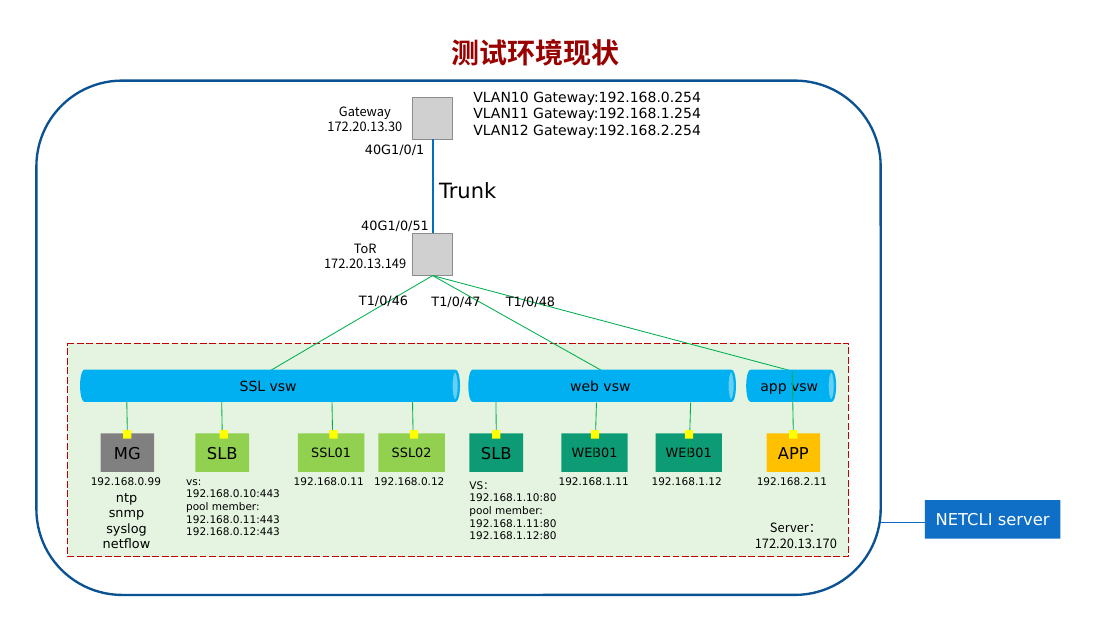
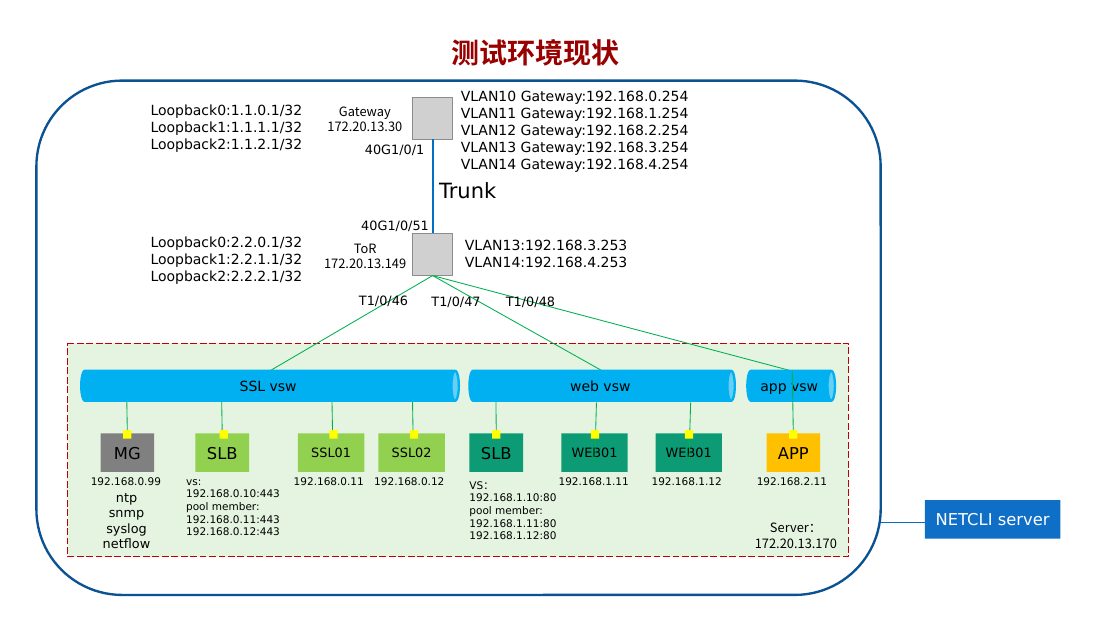
Before and after one commit to Matthewyin/NETCLI, a slide deck: slide 2 of testEnv/NETCLI.pptx. Drawn at 1120x630 pixels with LibreOffice and Linux fonts; fonts in the diff are those of the drawing; grey boxes stand for pictures. Boxes give left, top, right and bottom in pixels: in the first picture for what was removed or moved away, otherwise in the second. Text is boxed around its words. In the diff, an @@ line names an element or a change of style, - is before the commit and + after.

Commit message:
新测试脚本

```diff
--- a/testEnv/NETCLI.pptx
+++ b/testEnv/NETCLI.pptx
@@ text "VLAN10 Gateway:192.168.0.254" moved from (x1=473, y1=91, x2=701, y2=138) to (x1=461, y1=90, x2=689, y2=172) @@
@@ text added at (x1=151, y1=104, x2=303, y2=152), 12 pt, text #000000 @@
+Loopback0:1.1.0.1/32
+Loopback1:1.1.1.1/32
+Loopback2:1.1.2.1/32
@@ text at (x1=461, y1=141, x2=689, y2=172): paragraphs added @@
+VLAN13 Gateway:192.168.3.254
+VLAN14 Gateway:192.168.4.254
@@ text added at (x1=151, y1=236, x2=303, y2=284), 12 pt, text #000000 @@
+Loopback0:2.2.0.1/32
+Loopback1:2.2.1.1/32
+Loopback2:2.2.2.1/32
@@ text added at (x1=465, y1=239, x2=627, y2=268), 12 pt, text #000000 @@
+VLAN13:192.168.3.253
+VLAN14:192.168.4.253
```
Also in this commit, not shown: 3 other files.
